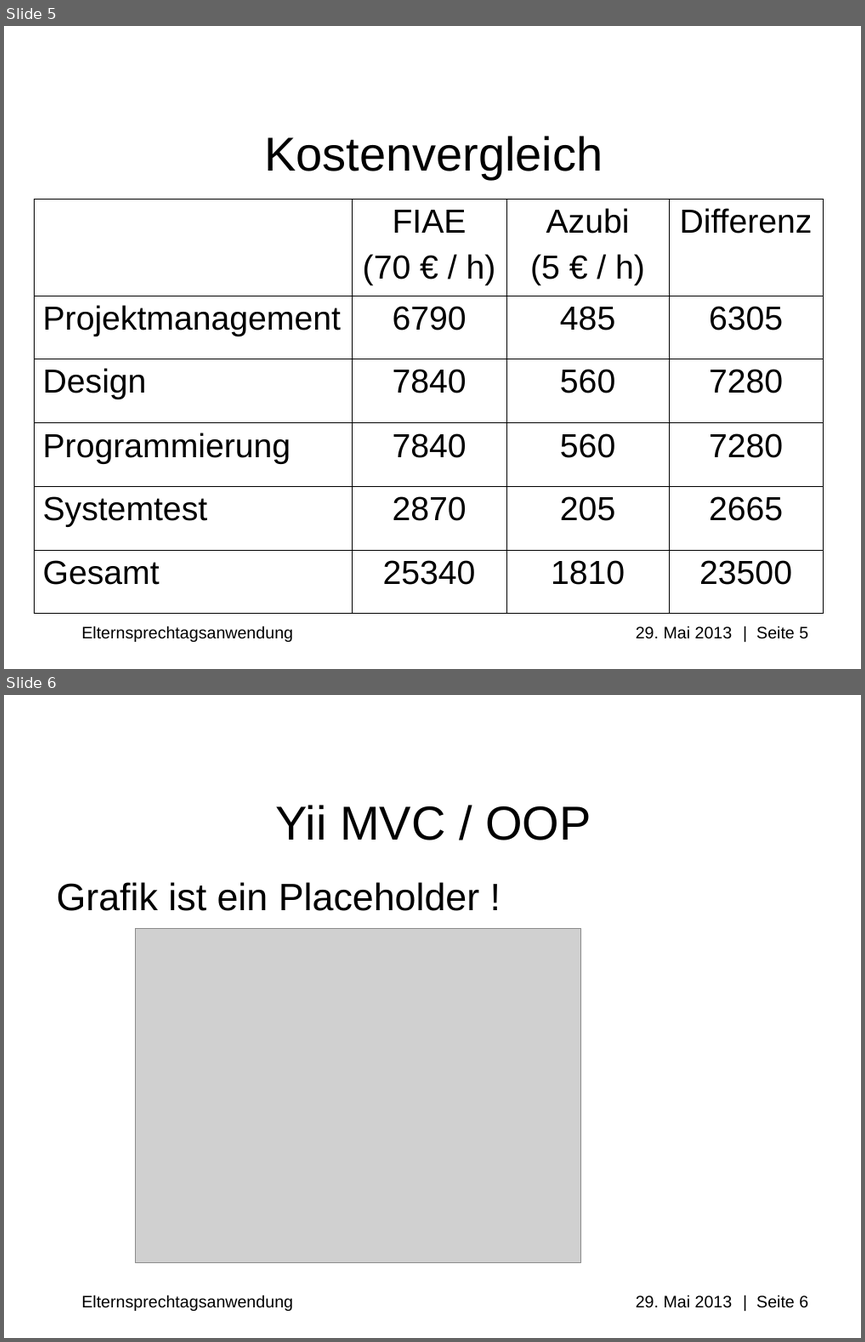
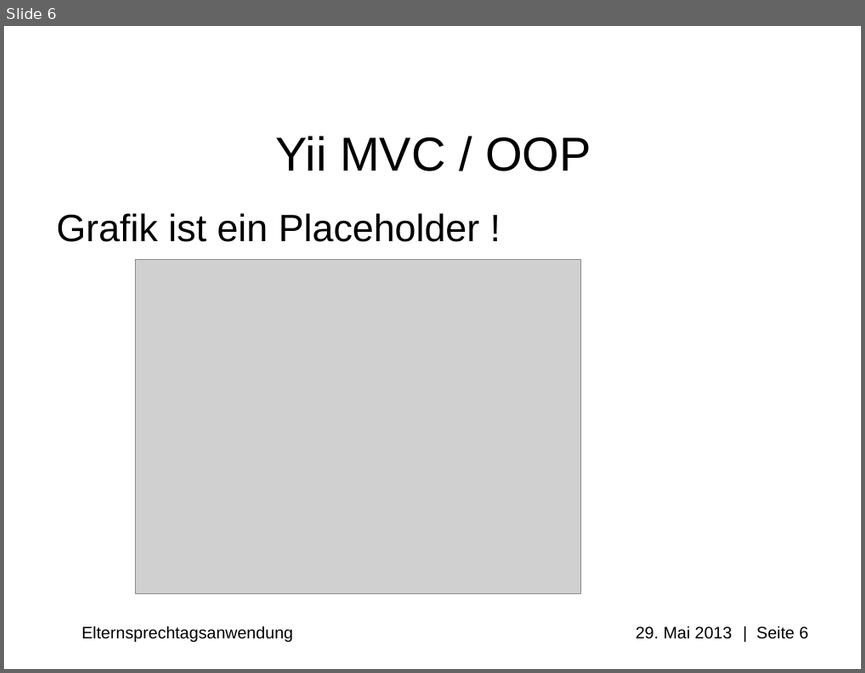
Before and after one commit to Professi/esta, a slide deck: docs/Praesentation/Elternsprechtagsanwendung(ESTA).ppt. Shown one above the other, each under a label of ours: slides 5 and 6 before the commit, slide 6 after it. The pictures are 865x1342 and 865x673 pixels, drawn with LibreOffice and Linux fonts; fonts in the diff are those of the drawing; grey boxes stand for pictures; background and template pictures are left out. Boxes give left, top, right and bottom in pixels: in the first picture for what was removed or moved away, otherwise in the second. Text is boxed around its words. In the diff, an @@ line names an element or a change of style, - is before the commit and + after.

```diff
--- a/docs/Praesentation/Elternsprechtagsanwendung(ESTA).ppt
+++ b/docs/Praesentation/Elternsprechtagsanwendung(ESTA).ppt
@@ slide 5 removed at [4,26,861,669], background #FFFFFF; not listed: 1 template element that a slide beside it also shows @@
@@ title removed at [264,136,602,178] @@
-Kostenvergleich
@@ table removed at [34,199,823,612], 6 rows, 4 columns @@
- | FIAE / (70 € / h) | Azubi / (5 € / h) | Differenz
-Projektmanagement | 6790 | 485 | 6305
-Design | 7840 | 560 | 7280
-Programmierung | 7840 | 560 | 7280
-Systemtest | 2870 | 205 | 2665
-Gesamt | 25340 | 1810 | 23500
```
Also in this commit, not shown: 1 slide changed, 1 slide added, 6 other files.
